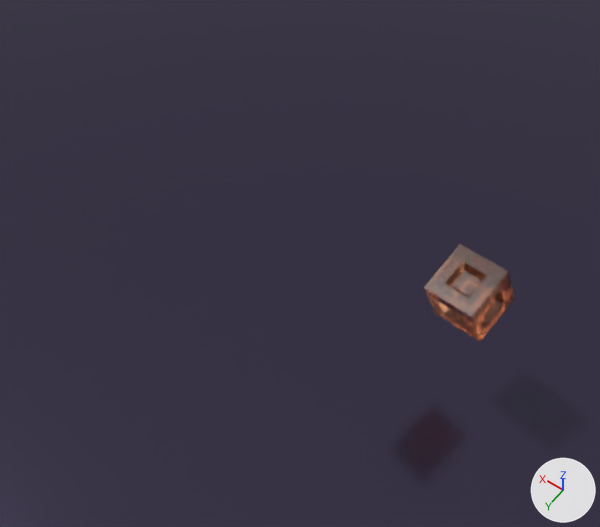
Before and after pictures for a commit that changed the Blender file Blender/Hard Surface Shenanigans/Hard Surface Shenanigans.blend.
Before and after are seen from a 50 mm camera at (-9.1, 11.9, 29.0) aimed at (1.0, -2.2, 6.8). The axes (+X, +Y, +Z) are drawn at lower right. The lights are the same throughout.

Names of what the first picture shows: 'Floor', 'The Roller'.
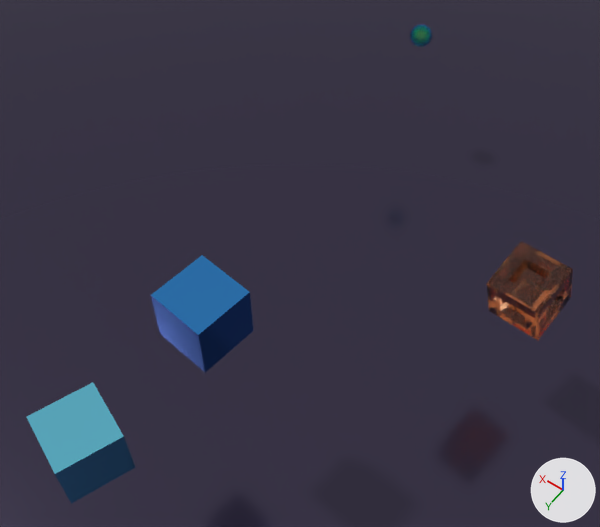
Location of each change, (x1, y1, x2, y2) in pixels of the pictures (600 x 527 px):
'The Roller', surface changed, moved, turned
    before: (424, 244, 515, 341)
    after: (487, 241, 573, 340)
'Cube', added (blue)
    after: (151, 255, 253, 372)
'Cube.001', added
    after: (27, 382, 135, 504)
'Sphere', added
    after: (410, 24, 432, 47)

The change, as a diff of the scene's bpy script:
```diff
--- a/Blender/Hard Surface Shenanigans/Hard Surface Shenanigans.blend.py
+++ b/Blender/Hard Surface Shenanigans/Hard Surface Shenanigans.blend.py
@@ mat_roller @@
 mat_roller.base_color = (0.8, 0.21, 0.0565)  # orange #e77e43
-mat_roller.roughness = 0.25
+mat_roller.roughness = 0.1
 mat_roller.ior = 1.59
@@ mat_glossy_test @@
+mat_glossy_test = bpy.data.materials.new('Glossy Test')
+mat_glossy_test.use_nodes = True; mat_glossy_test.node_tree.nodes.clear()
+_N = mat_glossy_test.node_tree.nodes; _L = mat_glossy_test.node_tree.links
+n0 = _N.new('ShaderNodeOutputMaterial'); n0.name = 'Material Output'
+n1 = _N.new('ShaderNodeBsdfAnisotropic'); n1.name = 'Glossy BSDF'
+n1.inputs[0].default_value = (0.202, 0.769, 1.0, 1.0)  # 'Color', cyan #7ce3ff
+n1.inputs[1].default_value = 0.0  # 'Roughness'
+n1.inputs[2].default_value = 1.0  # 'Anisotropy'
+n1.inputs[3].default_value = 0.5  # 'Rotation'
+_L.new(n1.outputs[0], n0.inputs[0])  # 'BSDF' to 'Surface'
@@ mat_real_roll @@
+mat_real_roll = principled_material('Real Roll')
+mat_real_roll.base_color = (0.127, 0.457, 0.531)  # cyan #64b4c1
+mat_real_roll.roughness = 0.0
+mat_real_roll.ior = 1.0
+mat_real_roll.transmission_weight = 1.0
+mat_real_roll.thin_film_thickness = 400.0
+mat_real_roll.thin_film_ior = 1.7
@@ mat_cube_material @@
+mat_cube_material = principled_material('Cube Material')
+mat_cube_material.base_color = (0.0517, 0.318, 0.801)  # blue #4099e7
+mat_cube_material.metallic = 1.0
+mat_cube_material.roughness = 0.0
+mat_cube_material.specular_ior_level = 1.0
+mat_cube_material.anisotropic = 1.0
+mat_cube_material.anisotropic_rotation = 1.0
@@ me_cube_003 @@
+me_cube_003.from_pydata(...)  # a box spanning x -1.0..1.0, y -1.0..1.0, z -1.0..1.0
+me_cube_003.materials.append(mat_glossy_test)
@@ me_sphere @@
+me_sphere.from_pydata(...)  # 8066 vertices, 8192 faces; spans x -0.5..0.5, y -0.5..0.5, z -0.5..0.5
+me_sphere.materials.append(mat_real_roll)  # cyan #64b4c1
@@ me_cube_001 @@
+me_cube_001.from_pydata(...)  # a box spanning x -1.0..1.0, y -1.0..1.0, z -1.0..1.0
+me_cube_001.materials.append(mat_cube_material)  # blue #4099e7
@@ ob_the_roller @@
 ob_the_roller = bpy.data.objects.new('The Roller', me_cube)
-ob_the_roller.location = (-4.22, -5.48, 4.89)
-ob_the_roller.rotation_euler = (-0.318, 0.14, -0.168)  # degrees (-18, 8, -9.6)
+ob_the_roller.location = (-5.8, -6.57, 5.01)
+ob_the_roller.rotation_euler = (-0.237, 0.0945, -0.134)  # degrees (-14, 5.4, -7.7)
@@ ob_cube_001 @@
+ob_cube_001 = bpy.data.objects.new('Cube.001', me_cube_003)
+ob_cube_001.location = (2.06, 6.94, 7.34)
+ob_cube_001.rotation_euler = (0.0, 0.0, -0.374)  # degrees (0, 0, -21)
@@ ob_sphere @@
+ob_sphere = bpy.data.objects.new('Sphere', me_sphere)
+ob_sphere.location = (4.43, -16.22, 6.14)
@@ ob_cube @@
+ob_cube = bpy.data.objects.new('Cube', me_cube_001)
+ob_cube.location = (1.35, 2.21, 8.78)
+ob_cube.rotation_euler = (-0.000956, 0.00732, -0.13)  # degrees (-0.1, 0.4, -7.4)
```
